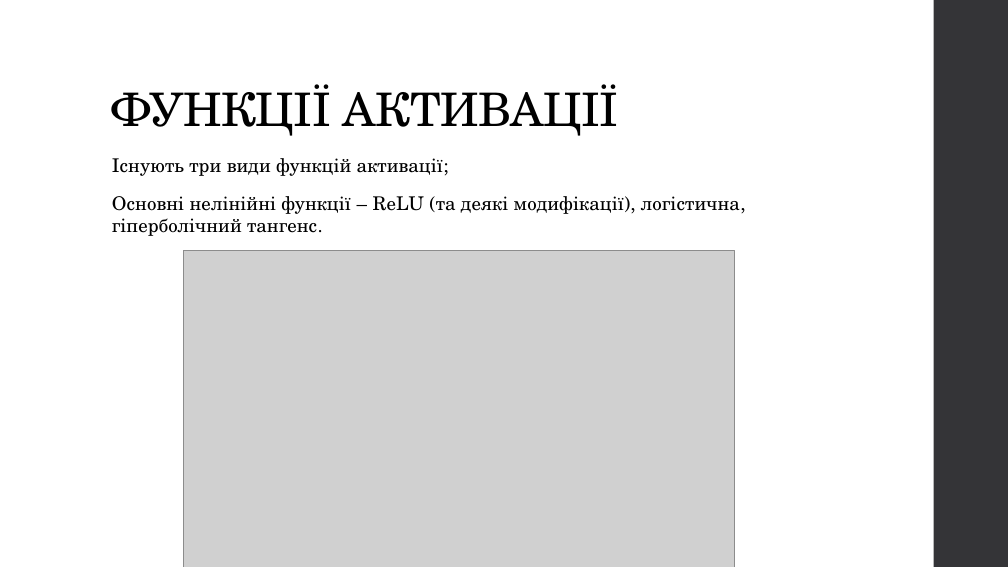
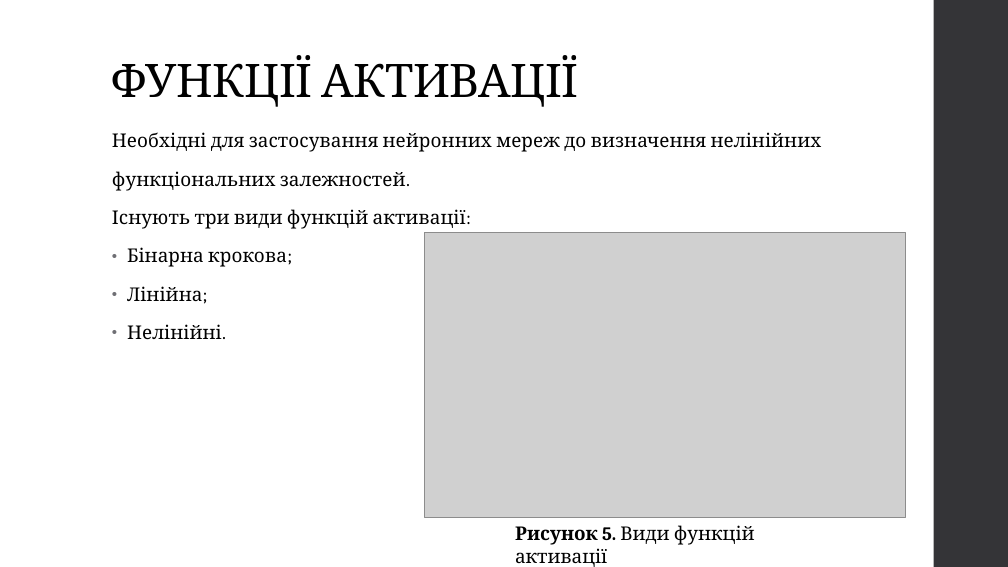
Before and after one commit to Romchyk-S/Thesis, a slide deck: slide 6 of Застосування методів машинного навчання для прогнозування елементів конструкцій-1.pptx. Drawn at 1008x567 pixels with LibreOffice and Linux fonts; fonts in the diff are those of the drawing; grey boxes stand for pictures. Boxes give left, top, right and bottom in pixels: in the first picture for what was removed or moved away, otherwise in the second. Text is boxed around its words. In the diff, an @@ line names an element or a change of style, - is before the commit and + after.

```diff
--- a/Застосування методів машинного навчання для прогнозування елементів конструкцій-1.pptx
+++ b/Застосування методів машинного навчання для прогнозування елементів конструкцій-1.pptx
@@ title "ФУНКЦІЇ АКТИВАЦІЇ": place and size @@
-title "ФУНКЦІЇ АКТИВАЦІЇ" at [112,84,619,136]
+title "ФУНКЦІЇ АКТИВАЦІЇ" at [112,55,579,107]
@@ title "ФУНКЦІЇ АКТИВАЦІЇ" at [112,55,579,107]: font TeX Gyre Schola to Cambria @@
@@ text at [112,132,822,340]: text changed; font TeX Gyre Schola to Cambria @@
-Існують три види функцій активації;
-Основні нелінійні функції – ReLU (та деякі модифікації), логістична, гіперболічний тангенс.
+Необхідні для застосування нейронних мереж до визначення нелінійних
+функціональних залежностей.
+Існують три види функцій активації:
+• Бінарна крокова;
+• Лінійна;
+• Нелінійні.
@@ picture added at [424,233,906,517] @@
@@ picture removed at [184,250,735,567] @@
@@ text added at [515,525,755,567], 18 pt, text #000000 @@
+Рисунок 5. Види функцій активації
```
Also in this commit, not shown: 13 other slides changed, 16 other files.
